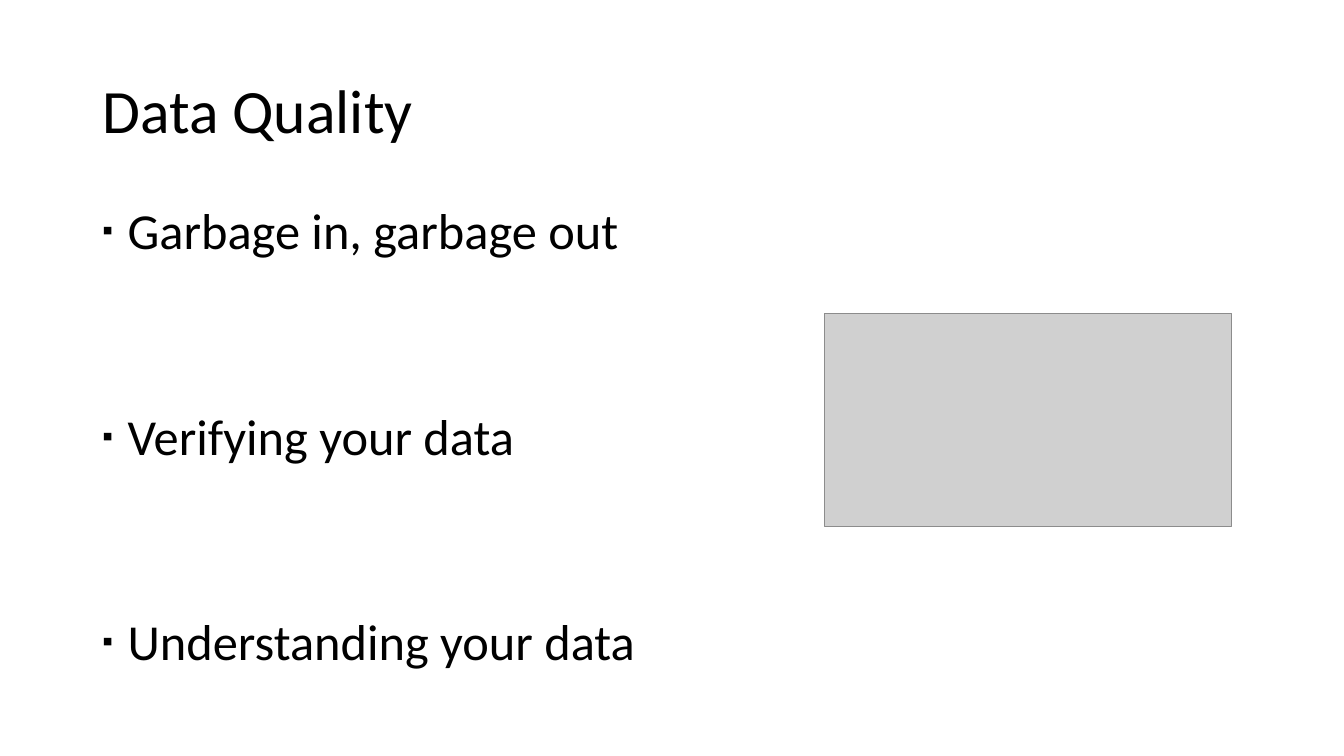
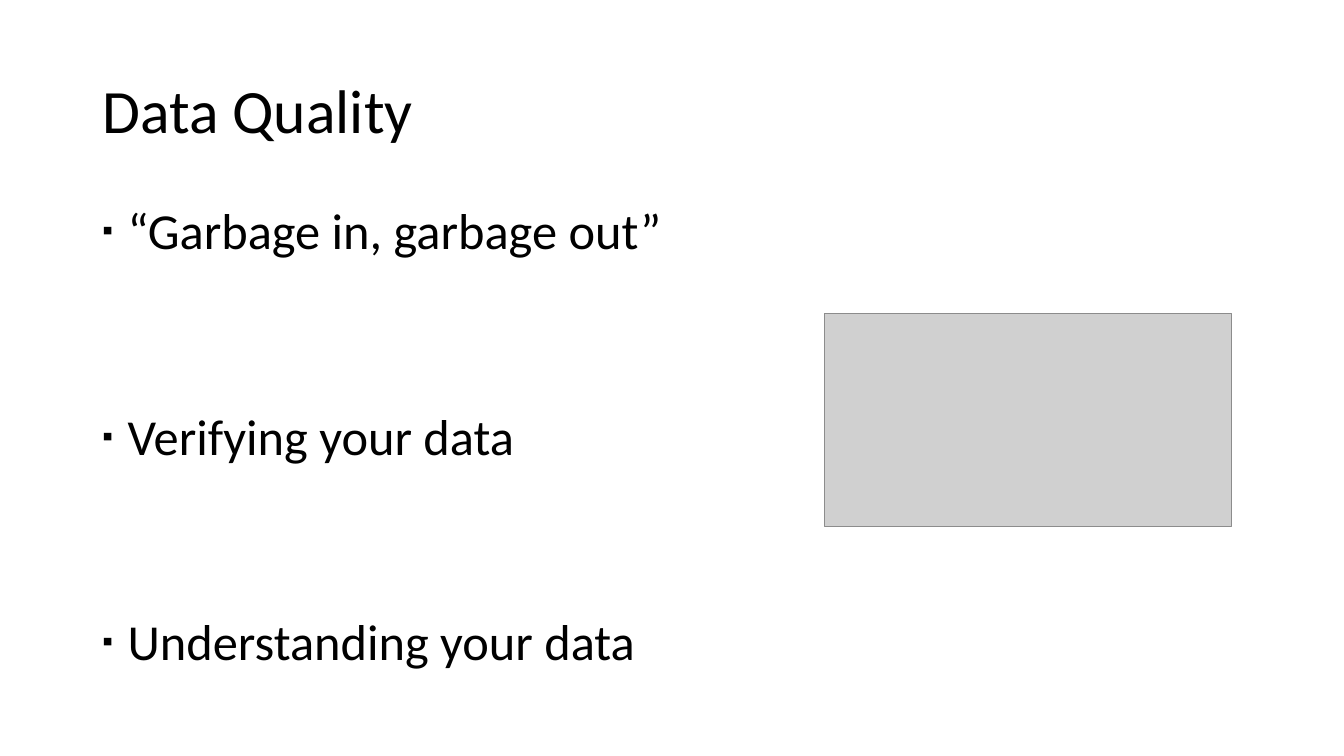
Before and after one commit to andy-j-block/census_income_predictions, a slide deck: slide 7 of slide_deck.pptx (slide 6 before the commit). Drawn at 1344x756 pixels with LibreOffice and Linux fonts; fonts in the diff are those of the drawing; grey boxes stand for pictures. Boxes give left, top, right and bottom in pixels: in the first picture for what was removed or moved away, otherwise in the second. Text is boxed around its words. In the diff, an @@ line names an element or a change of style, - is before the commit and + after.

```diff
--- a/slide_deck.pptx
+++ b/slide_deck.pptx
@@ text at (128,213,662,258): text changed @@
-▪ Garbage in, garbage out
+▪ “Garbage in, garbage out”
```
Also in this commit, not shown: 5 other slides changed, 1 slide added, 3 other files.
